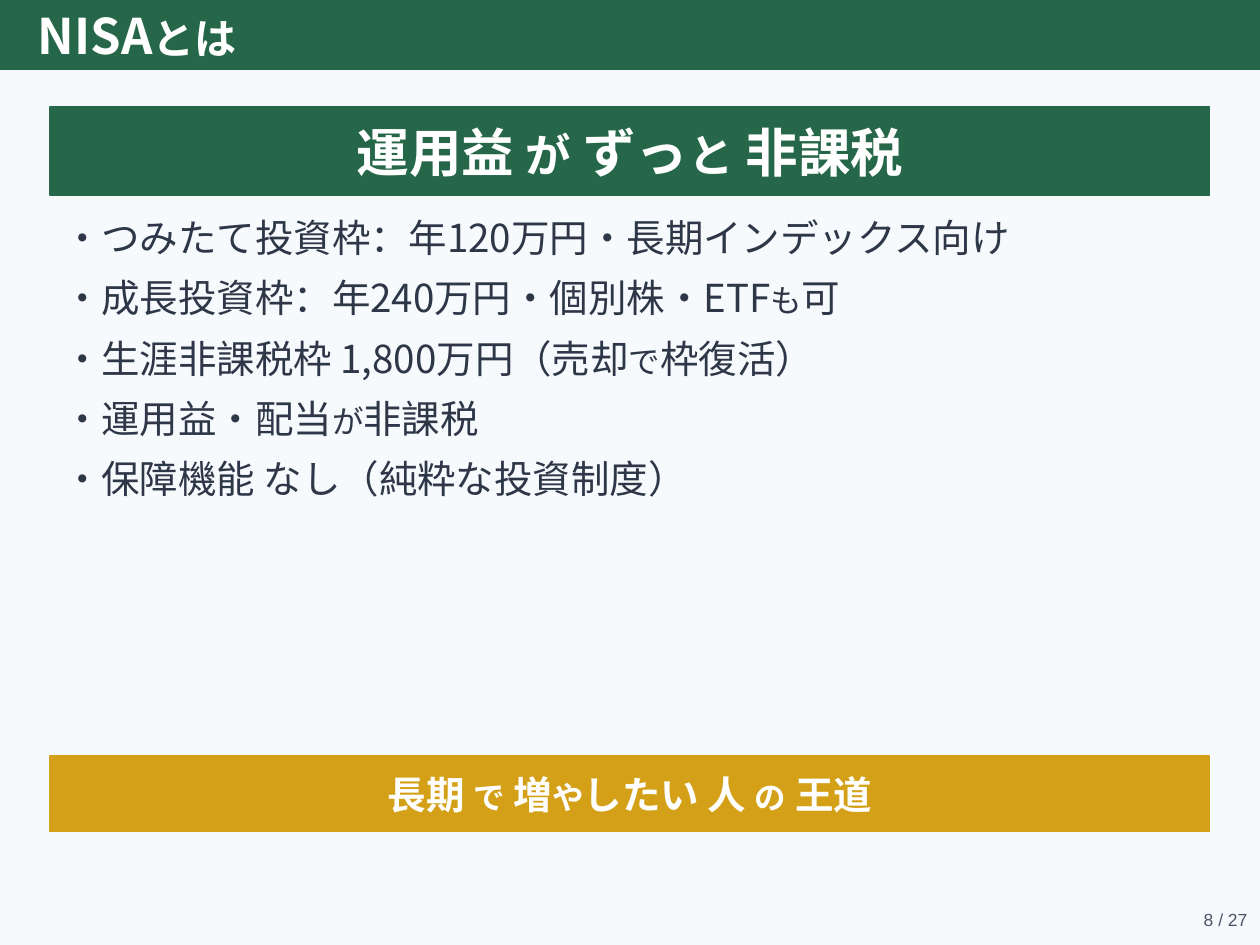
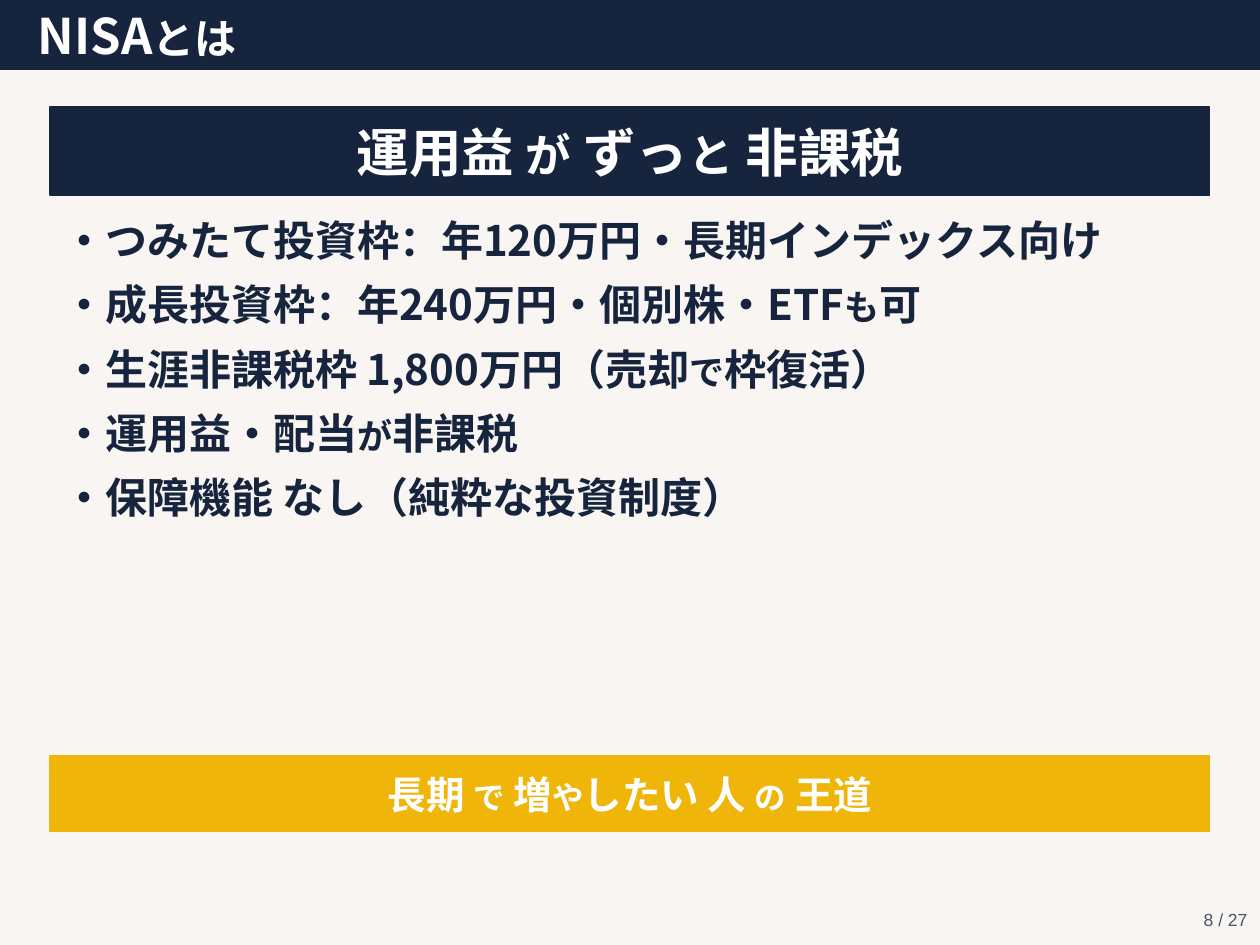
Before and after one commit to love2u2aya/seminar-hoken-vs-nisa, a slide deck: slide 8 of seminar_slides.pptx. Drawn at 1260x945 pixels with LibreOffice and Linux fonts; fonts in the diff are those of the drawing. Boxes give left, top, right and bottom in pixels: in the first picture for what was removed or moved away, otherwise in the second. Text is boxed around its words. In the diff, an @@ line names an element or a change of style, - is before the commit and + after.

Commit message:
デザイン全面リニューアル：Midnight Goldパレット＋2軸マトリクス配色
- カラー：Midnight Goldパレット採用（紺×金基調、シンプル化）
- 商品色：色相=目的（保障=青/貯蓄=黄）×明度=支払方法（一括=濃/毎月=薄）
  - 変額：薄い青 / 保障：濃い青 / NISA：薄い黄 / 貯蓄：濃い黄
- フォント：基本ボールド化＋最低24ptに引き上げ
- タイトルバー・強調ボックスを navy / gold に統一（色数を削減）
- 台本：スライド11.6追加（オルカン直近5年は異常値・モンテカルロで本来のブレを示す）

```diff
--- a/seminar_slides.pptx
+++ b/seminar_slides.pptx
@@ background #F7FAFC to #F8F5F2 @@
@@ rectangle at (0,0,1260,69): fill #276749 to #16253D; outline #276749 1 pt to #16253D 1 pt @@
@@ rectangle at (50,107,1210,195): fill #276749 to #16253D; outline #276749 1 pt to #16253D 1 pt @@
@@ text "・つみたて投資枠：年120万円・長期インデックス向け" at (63,219,1102,517): size 22 to 24 pt, text colour #2D3748 to #16253D, bold on; size 18 to 20 pt in "・成長投資枠：年240万円・個別株・ETFも可", "1,800万円（売却で枠復活）", "・運用益・配当が非課税" @@
@@ rectangle at (50,756,1210,832): fill #D4A017 to #EFB509; outline #D4A017 1 pt to #EFB509 1 pt @@
```
Also in this commit, not shown: 26 other slides changed, 2 other files.
